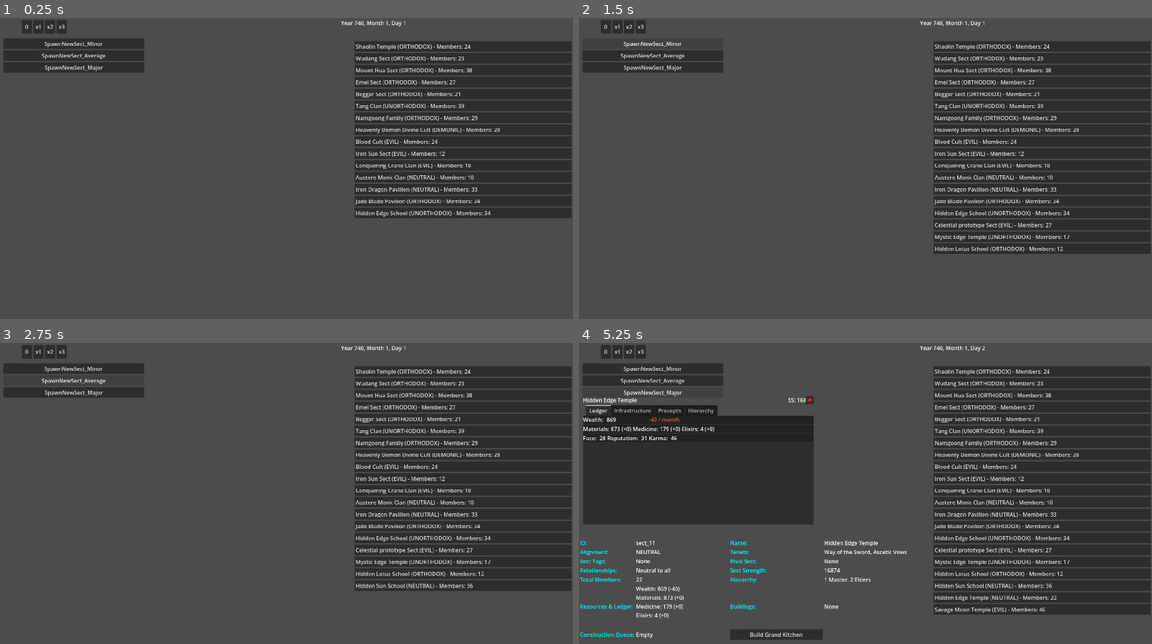
Above: before the commit, frames 1-4 (two rows, left to right).
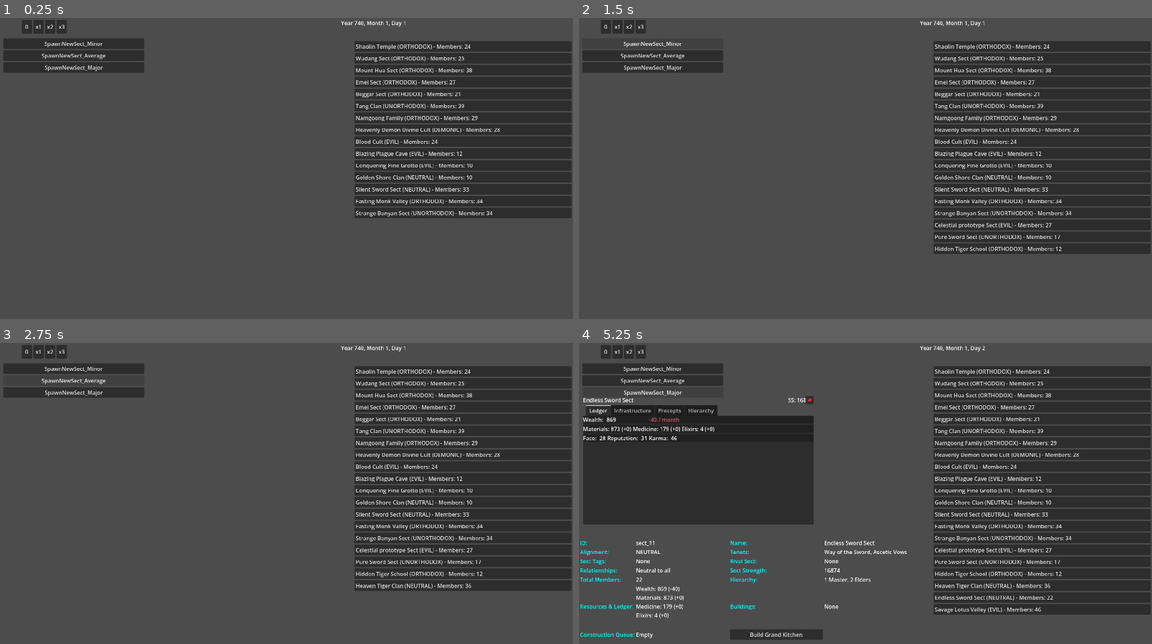
Above: after the commit, the same moments.

Repository: Chthonic-Studio/the_sect_master
Game: Godot game, scene res://Scenes/Debug/DEBUG_SectTestingGrounds.tscn
The game is run twice, just before and just after one commit, with the same random seed, the same clock (stepped at 60 frames per second) and the same inputs. This scene is started directly instead of the project's main scene.
Inputs (mouse positions are in pixels of both pictures, inside the frame that each line leads up to):
- Up to frame 1 (0.25 s): no input
- Up to frame 2 (1.5 s): click "SpawnNewSect_Minor" at 0.5 s; click "SpawnNewSect_Minor" at 1.25 s
- Up to frame 3 (2.75 s): click "SpawnNewSect_Average" at 2 s
- Up to frame 4 (5.25 s): click "SpawnNewSect_Average" at 2.75 s; click (1043, 595) at 3.5 s, where only the run after the commit has a clickable "Endless Sword Sect (NEUTRAL) …"; click (1043, 595) at 4.25 s, where only the run after the commit has a clickable "Endless Sword Sect (NEUTRAL) …"; click "SpawnNewSect_Major" at 5 s

The runs differ from the first frame. In frame 1, 1.1% of the frame differs, in the area x 62-86%, y 44-67%; in frame 2, 1.5%; in frame 3, 1.7%; in frame 4, 2.2%, in the area x 0-86%, y 18-90%.

Commit message:
feat: add culture field to CharacterData/SectData, fix name generation, expand sect name pools
Agent-Logs-Url: https://github.com/Chthonic-Studio/the_sect_master/sessions/4a06461f-d08a-4bbf-b9aa-c103e7ec2438

Co-authored-by: TakaVII <11247146+TakaVII@users.noreply.github.com>

Diff:
--- a/Data/SectNames/sect_name_parts.json
+++ b/Data/SectNames/sect_name_parts.json
@@ -4,15 +4,58 @@
 		"nouns": ["Lotus", "Dragon", "Tiger", "Crane", "Moon", "Sun", "Star", "Cloud"],
 		"suffixes": ["Sect", "Clan", "Valley", "Temple", "School"]
 	},
+	"cultures": {
+		"CENTRAL_PLAINS": {
+			"prefixes": ["Great", "Central", "Heaven", "Noble", "Eternal", "Divine", "Pure"],
+			"nouns": ["Mountain", "River", "Eagle", "Falcon", "Pine", "Bamboo", "Jade"],
+			"suffixes": ["Sect", "Gate", "Manor", "Hall", "Palace"]
+		},
+		"SICHUAN": {
+			"prefixes": ["Mist", "Hidden", "Poison", "Blazing", "Scarlet", "Thunder"],
+			"nouns": ["Tang", "Valley", "Needle", "Fog", "Peak", "Viper", "Orchid"],
+			"suffixes": ["Clan", "Cave", "Grotto", "Hollow", "Den"]
+		},
+		"JIANGNAN": {
+			"prefixes": ["Jade", "River", "Scholar", "Silver", "Silk", "Gentle", "Willow"],
+			"nouns": ["Pavilion", "Ink", "Brush", "Reed", "Lake", "Heron", "Plum"],
+			"suffixes": ["Pavilion", "Academy", "Studio", "Garden", "Retreat"]
+		},
+		"LINGNAN": {
+			"prefixes": ["Stone", "Iron", "Sea", "Fierce", "Coastal", "Bronze", "Hardy"],
+			"nouns": ["Fist", "Rock", "Wave", "Banyan", "Shore", "Anchor", "Shell"],
+			"suffixes": ["School", "Clan", "Association", "Guild", "Brotherhood"]
+		},
+		"WESTERN_REGIONS": {
+			"prefixes": ["Desert", "Nomad", "Wind", "Sand", "Endless", "Sky", "Storm"],
+			"nouns": ["Horse", "Hawk", "Blade", "Steppe", "Dune", "Camel", "Eagle"],
+			"suffixes": ["Tribe", "Riders", "Horde", "Wanderers", "Clan"]
+		},
+		"NORTHERN_BORDER": {
+			"prefixes": ["Frost", "Iron", "Snow", "Savage", "Steel", "Bitter", "Dark"],
+			"nouns": ["Wolf", "Bear", "Spear", "Tundra", "Hammer", "Ice", "Glacier"],
+			"suffixes": ["Legion", "Vanguard", "Clan", "Brotherhood", "Order"]
+		}
+	},
 	"alignments": {
 		"ORTHODOX": {
-			"prefixes": ["Heavenly", "Jade", "Pure", "Righteous"],
-			"suffixes": ["Pavilion", "Orthodoxy", "Monastery"]
+			"prefixes": ["Heavenly", "Jade", "Pure", "Righteous", "Sacred", "Holy"],
+			"nouns": ["Phoenix", "Lotus", "Heaven", "Virtue"],
+			"suffixes": ["Pavilion", "Orthodoxy", "Monastery", "Order"]
 		},
 		"DEMONIC": {
-			"prefixes": ["Blood", "Shadow", "Crimson", "Nether", "Vile"],
-			"nouns": ["Demon", "Fiend", "Serpent", "Bone"],
-			"suffixes": ["Cult", "Palace", "Grotto"]
+			"prefixes": ["Blood", "Shadow", "Crimson", "Nether", "Vile", "Dark"],
+			"nouns": ["Demon", "Fiend", "Serpent", "Bone", "Skull", "Wraith"],
+			"suffixes": ["Cult", "Palace", "Grotto", "Lair"]
+		},
+		"EVIL": {
+			"prefixes": ["Dread", "Vile", "Death", "Cursed", "Black"],
+			"nouns": ["Skull", "Ghost", "Plague", "Abyss"],
+			"suffixes": ["Cult", "Coven", "Brotherhood", "Grotto"]
+		},
+		"UNORTHODOX": {
+			"prefixes": ["Wandering", "Unbound", "Free", "Wild", "Strange"],
+			"nouns": ["Path", "Way", "Crossroads", "Bridge"],
+			"suffixes": ["School", "House", "Path", "Way"]
 		}
 	}
 }
--- a/Data/Sects/default_sects.json
+++ b/Data/Sects/default_sects.json
@@ -3,6 +3,7 @@
 		"id": "shaolin_temple",
 		"name": "Shaolin Temple",
 		"alignment": 0,
+		"culture": 0,
 		"rival_sect_id": "blood_cult",
 		"resources": { "WEALTH": 500, "MATERIALS": 1000, "MEDICINE": 300, "ELIXIRS": 50 },
 		"stats": { "FACE": 100, "REPUTATION": 90, "KARMA": 85 },
@@ -19,6 +20,7 @@
 		"id": "wudang_sect",
 		"name": "Wudang Sect",
 		"alignment": 0,
+		"culture": 0,
 		"rival_sect_id": "heavenly_demon_cult",
 		"resources": { "WEALTH": 600, "MATERIALS": 800, "MEDICINE": 400, "ELIXIRS": 150 },
 		"stats": { "FACE": 95, "REPUTATION": 95, "KARMA": 90 }
@@ -27,6 +29,7 @@
 		"id": "mount_hua_sect",
 		"name": "Mount Hua Sect",
 		"alignment": 0,
+		"culture": 0,
 		"rival_sect_id": "tang_clan",
 		"resources": { "WEALTH": 300, "MATERIALS": 500, "MEDICINE": 200, "ELIXIRS": 100 },
 		"stats": { "FACE": 85, "REPUTATION": 80, "KARMA": 70 }
@@ -35,6 +38,7 @@
 		"id": "emei_sect",
 		"name": "Emei Sect",
 		"alignment": 0,
+		"culture": 3,
 		"rival_sect_id": "heavenly_demon_cult",
 		"resources": { "WEALTH": 400, "MATERIALS": 400, "MEDICINE": 300, "ELIXIRS": 120 },
 		"stats": { "FACE": 80, "REPUTATION": 85, "KARMA": 75 }
@@ -43,6 +47,7 @@
 		"id": "beggar_sect",
 		"name": "Beggar Sect",
 		"alignment": 0,
+		"culture": 0,
 		"rival_sect_id": "blood_cult",
 		"resources": { "WEALTH": 50, "MATERIALS": 100, "MEDICINE": 150, "ELIXIRS": 10 },
 		"stats": { "FACE": 70, "REPUTATION": 75, "KARMA": 80 }
@@ -51,6 +56,7 @@
 		"id": "tang_clan",
 		"name": "Tang Clan",
 		"alignment": 3,
+		"culture": 2,
 		"rival_sect_id": "mount_hua_sect",
 		"resources": { "WEALTH": 800, "MATERIALS": 600, "MEDICINE": 1000, "ELIXIRS": 400 },
 		"stats": { "FACE": 75, "REPUTATION": 60, "KARMA": 40 },
@@ -62,6 +68,7 @@
 		"id": "namgoong_family",
 		"name": "Namgoong Family",
 		"alignment": 0,
+		"culture": 5,
 		"rival_sect_id": "heavenly_demon_cult",
 		"resources": { "WEALTH": 1200, "MATERIALS": 800, "MEDICINE": 200, "ELIXIRS": 300 },
 		"stats": { "FACE": 95, "REPUTATION": 80, "KARMA": 65 }
@@ -70,6 +77,7 @@
 		"id": "heavenly_demon_cult",
 		"name": "Heavenly Demon Divine Cult",
 		"alignment": 1,
+		"culture": 0,
 		"rival_sect_id": "wudang_sect",
 		"resources": { "WEALTH": 1000, "MATERIALS": 1200, "MEDICINE": 500, "ELIXIRS": 600 },
 		"stats": { "FACE": 100, "REPUTATION": 15, "KARMA": 20 }
@@ -78,6 +86,7 @@
 		"id": "blood_cult",
 		"name": "Blood Cult",
 		"alignment": 4,
+		"culture": 0,
 		"rival_sect_id": "shaolin_temple",
 		"resources": { "WEALTH": 400, "MATERIALS": 500, "MEDICINE": 800, "ELIXIRS": 700 },
 		"stats": { "FACE": 40, "REPUTATION": 5, "KARMA": 0 }
--- a/Scripts/Globals/character_generator.gd
+++ b/Scripts/Globals/character_generator.gd
@@ -39,14 +39,26 @@
 func _apply_demographics(_char: CharacterData, context: GenerationContext, overrides: Dictionary) -> void:
 	_char.gender = overrides.get("gender", randi() % 3)
 
-	# Using generic for fallback if specific cultures aren't passed yet
-	var pools = DataManager.name_pools.get("cultures", {}).get("CENTRAL_PLAINS", {})
+	# Inherit culture from sect if generating a sect member, otherwise roll from world proportions
+	if overrides.has("culture"):
+		_char.culture = overrides["culture"]
+	elif overrides.has("sect_id"):
+		var parent_sect = SimulationManager.get_sect(overrides["sect_id"])
+		_char.culture = parent_sect.culture if parent_sect else _roll_world_culture()
+	else:
+		_char.culture = _roll_world_culture()
+
+	# Select name pool from the character's own culture
+	var culture_key = Definitions.Culture.keys()[_char.culture]
+	var pools = DataManager.name_pools.get("cultures", {}).get(culture_key, {})
+	if pools.is_empty():
+		pools = DataManager.name_pools.get("cultures", {}).get("CENTRAL_PLAINS", {})
 	if pools.is_empty(): return
 
-	if _char.gender == 0:
-		_char.first_name = pools.get("male_given", []).pick_random()
+	if _char.gender == Definitions.Gender.FEMALE:
+		_char.first_name = overrides.get("first_name", pools.get("female_given", []).pick_random())
 	else:
-		_char.first_name = pools.get("female_given", []).pick_random()
+		_char.first_name = overrides.get("first_name", pools.get("male_given", []).pick_random())
 
 	_char.last_name = overrides.get("last_name", pools.get("surnames", []).pick_random())
 
@@ -57,6 +69,17 @@
 		GenerationContext.WORLD_GEN_PEASANT: _char.age = _get_weighted_age_roll()
 		GenerationContext.SECT_MEMBER: _char.age = overrides.get("age", randi_range(16, 60))
 		_: _char.age = overrides.get("age", randi_range(18, 40))
+
+## Returns a culture enum value weighted toward Central Plains with smaller populations elsewhere.
+func _roll_world_culture() -> int:
+	# Weighted distribution: Central Plains 40%, others ~12% each
+	var roll = randi_range(0, 99)
+	if roll < 40: return Definitions.Culture.CENTRAL_PLAINS
+	elif roll < 52: return Definitions.Culture.JIANGNAN
+	elif roll < 64: return Definitions.Culture.SICHUAN
+	elif roll < 76: return Definitions.Culture.LINGNAN
+	elif roll < 88: return Definitions.Culture.NORTHERN_BORDER
+	else: return Definitions.Culture.WESTERN_REGIONS
 
 func _apply_talents(_char: CharacterData, context: GenerationContext, _overrides: Dictionary) -> void:
 	# 1. Roll Realm
--- a/Scripts/Sects/sect_data_container.gd
+++ b/Scripts/Sects/sect_data_container.gd
@@ -12,6 +12,7 @@
 var sect_id: String = ""
 var sect_name: String = "Unnamed Sect"
 var alignment: int = Definitions.SectAlignment.NEUTRAL
+var culture: int = Definitions.Culture.CENTRAL_PLAINS
 var rival_sect_id: String = ""
 
 # --- MACRO STATS & ECONOMY ---
@@ -534,6 +535,7 @@
 		"sect_id": sect_id,
 		"sect_name": sect_name,
 		"alignment": alignment,
+		"culture": culture,
 		"rival_sect_id": rival_sect_id,
 		"resources": resources,
 		"stats": stats,
@@ -554,6 +556,7 @@
 	sect_id = data.get("sect_id", "")
 	sect_name = data.get("sect_name", "Unnamed Sect")
 	alignment = data.get("alignment", Definitions.SectAlignment.NEUTRAL)
+	culture = data.get("culture", Definitions.Culture.CENTRAL_PLAINS)
 	rival_sect_id = data.get("rival_sect_id", "")
 	cached_sect_strength = data.get("cached_sect_strength", 0)
 
--- a/Scripts/Sects/sect_generator.gd
+++ b/Scripts/Sects/sect_generator.gd
@@ -33,6 +33,7 @@
 		sect.sect_id = data.get("id", "")
 		sect.sect_name = data.get("name", "Unknown Sect")
 		sect.alignment = data.get("alignment", Definitions.SectAlignment.NEUTRAL)
+		sect.culture = data.get("culture", Definitions.Culture.CENTRAL_PLAINS)
 		sect.rival_sect_id = data.get("rival_sect_id", "")
 
 		var res_data = data.get("resources", {})
@@ -68,8 +69,8 @@
 		_populate_sect(sect, randi_range(20, 40))
 
 ## Spawns a sect, allowing specific parameters to be forced via the overrides Dictionary.
-## Supported keys: "name" (String), "alignment" (int), "tenets" (Array[String]),
-## "resources" (Dictionary), "laws" (Dictionary), "members_count" (int)
+## Supported keys: "name" (String), "alignment" (int), "culture" (int),
+## "tenets" (Array[String]), "resources" (Dictionary), "laws" (Dictionary), "members_count" (int)
 func generate_custom_sect(tier: SectTier, overrides: Dictionary = {}) -> SectData:
 	var sect = SectData.new()
 
@@ -78,6 +79,12 @@
 		sect.alignment = overrides["alignment"]
 	else:
 		sect.alignment = Definitions.SectAlignment.values().pick_random()
+
+	# 1b. Culture
+	if overrides.has("culture"):
+		sect.culture = overrides["culture"]
+	else:
+		sect.culture = _roll_sect_culture()
 
 	_roll_sect_stats(sect) # Establish baseline face/reputation/karma
 
@@ -125,6 +132,16 @@
 func _generate_dynamic_sect(tier: SectTier) -> SectData:
 	return generate_custom_sect(tier, {})
 
+## Picks a culture for a new dynamically-generated sect.
+func _roll_sect_culture() -> int:
+	var roll = randi_range(0, 99)
+	if roll < 40: return Definitions.Culture.CENTRAL_PLAINS
+	elif roll < 52: return Definitions.Culture.JIANGNAN
+	elif roll < 64: return Definitions.Culture.SICHUAN
+	elif roll < 76: return Definitions.Culture.LINGNAN
+	elif roll < 88: return Definitions.Culture.NORTHERN_BORDER
+	else: return Definitions.Culture.WESTERN_REGIONS
+
 func _roll_tenets(sect: SectData, amount: int) -> void:
 	var alignment_string = Definitions.SectAlignment.keys()[sect.alignment]
 	var valid_tenets = []
@@ -155,20 +172,25 @@
 	pool_nouns.append_array(base.get("nouns", []))
 	pool_suffixes.append_array(base.get("suffixes", []))
 
-	# 2. Add Alignment Words
+	# 2. Add Culture Words (contribute moderately so culture flavors the name)
+	var culture_str = Definitions.Culture.keys()[sect.culture]
+	var culture_db = name_db.get("cultures", {}).get(culture_str, {})
+	pool_prefixes.append_array(culture_db.get("prefixes", []))
+	pool_nouns.append_array(culture_db.get("nouns", []))
+	pool_suffixes.append_array(culture_db.get("suffixes", []))
+
+	# 3. Add Alignment Words
 	var align_str = Definitions.SectAlignment.keys()[sect.alignment]
 	var align_db = name_db.get("alignments", {}).get(align_str, {})
 	pool_prefixes.append_array(align_db.get("prefixes", []))
 	pool_nouns.append_array(align_db.get("nouns", []))
 	pool_suffixes.append_array(align_db.get("suffixes", []))
 
-	# 3. Add Tenet Specific Words
+	# 4. Add Tenet Specific Words (triple-weight so belief shows in the name)
 	for t_id in sect.active_tenets:
 		var t_data = DataManager.tenets_registry.get(t_id, {})
 		var contributions = t_data.get("name_contributions", {})
 
-		# Tenet words are added multiple times to artificially weight them
-		# so the sect is highly likely to reflect its core belief in its name!
 		for i in range(3):
 			pool_prefixes.append_array(contributions.get("prefixes", []))
 			pool_nouns.append_array(contributions.get("nouns", []))
--- a/Scripts/character_data_container.gd
+++ b/Scripts/character_data_container.gd
@@ -10,6 +10,8 @@
 var last_name: String = ""
 var age: int = 0
 var gender: int = 0 # 0: Male, 1: Female, 2: Neutral
+var culture: int = Definitions.Culture.CENTRAL_PLAINS
+var avatar_index: int = 0 # Index into the portrait list (0-11 for placeholder grid)
 
 # --- STATE ---
 var sect_id: String = ""
@@ -519,6 +521,8 @@
 		"last_name": last_name,
 		"age": age,
 		"gender": gender,
+		"culture": culture,
+		"avatar_index": avatar_index,
 		"sect_id": sect_id,
 		"current_realm": current_realm,
 		"is_alive": is_alive,
@@ -564,6 +568,8 @@
 	last_name = data.get("last_name", "")
 	age = data.get("age", 0)
 	gender = data.get("gender", 0)
+	culture = data.get("culture", Definitions.Culture.CENTRAL_PLAINS)
+	avatar_index = data.get("avatar_index", 0)
 	sect_id = data.get("sect_id", "")
 	current_realm = data.get("current_realm", 1)
 	is_alive = data.get("is_alive", true)
